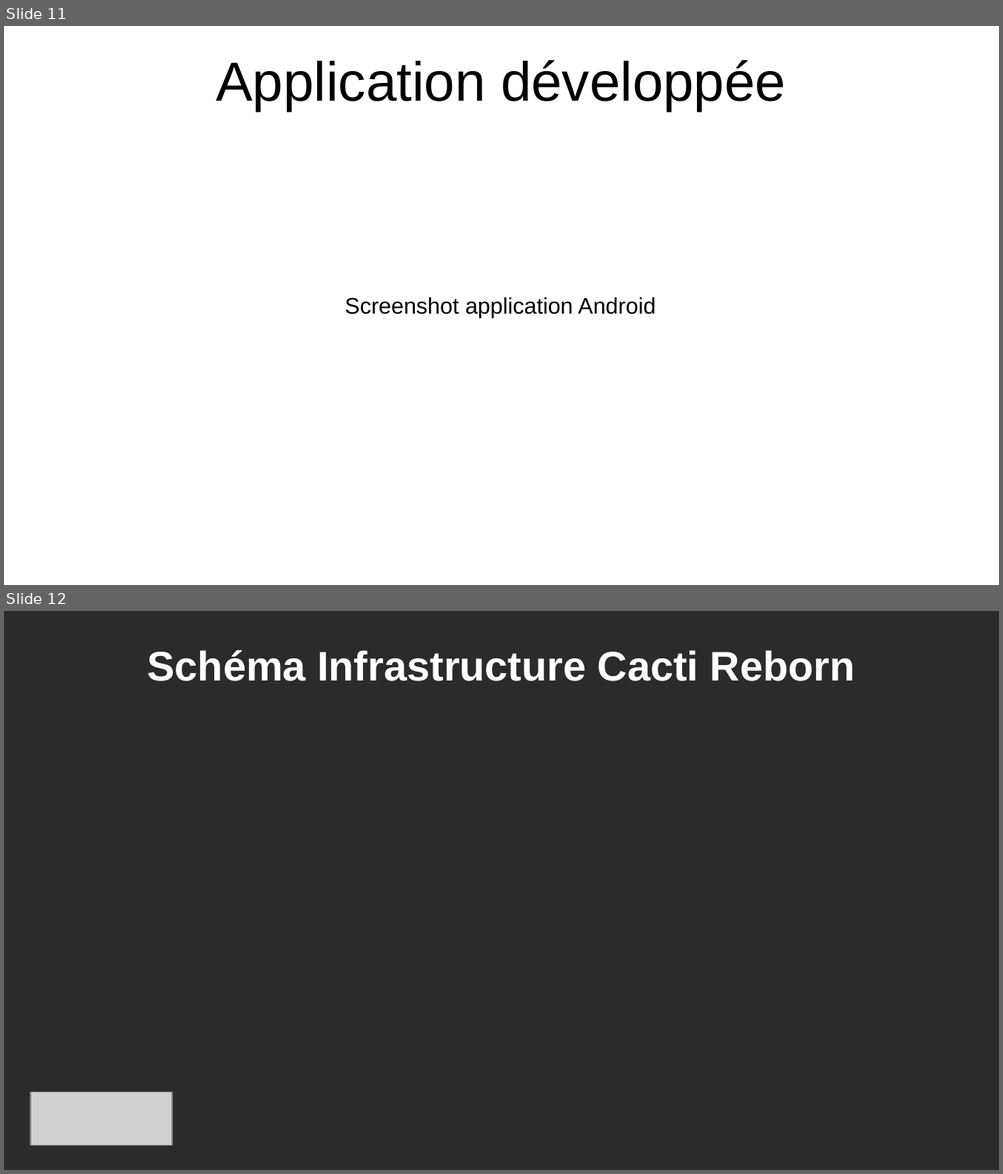
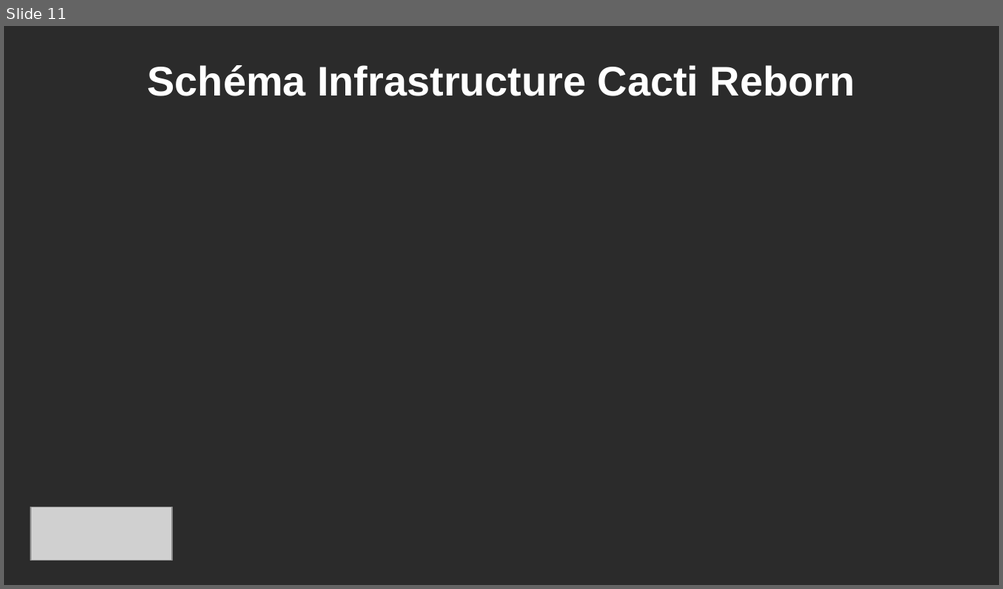
Before and after one commit to MSIR2018/Supervision-Cacti, a slide deck: Powerpoint.pptx. Shown one above the other, each under a label of ours: slides 11 and 12 before the commit, slide 11 after it. The pictures are 1003x1174 and 1003x589 pixels, drawn with LibreOffice and Linux fonts; fonts in the diff are those of the drawing; grey boxes stand for pictures; background and template pictures are left out; a plain dark background stands for a picture behind light text. Boxes give left, top, right and bottom in pixels: in the first picture for what was removed or moved away, otherwise in the second. Text is boxed around its words. In the diff, an @@ line names an element or a change of style, - is before the commit and + after.

```diff
--- a/Powerpoint.pptx
+++ b/Powerpoint.pptx
@@ slide 11 removed at box(4, 26, 999, 585), background picture (left out) @@
@@ text removed at box(216, 60, 785, 111) @@
-Application développée
@@ text removed at box(344, 298, 655, 318) @@
-Screenshot application Android
@@ what was slide 12 is now slide 11 @@
```
Also in this commit, not shown: 6 slides changed, 2 slides added, 2 other slides removed.
